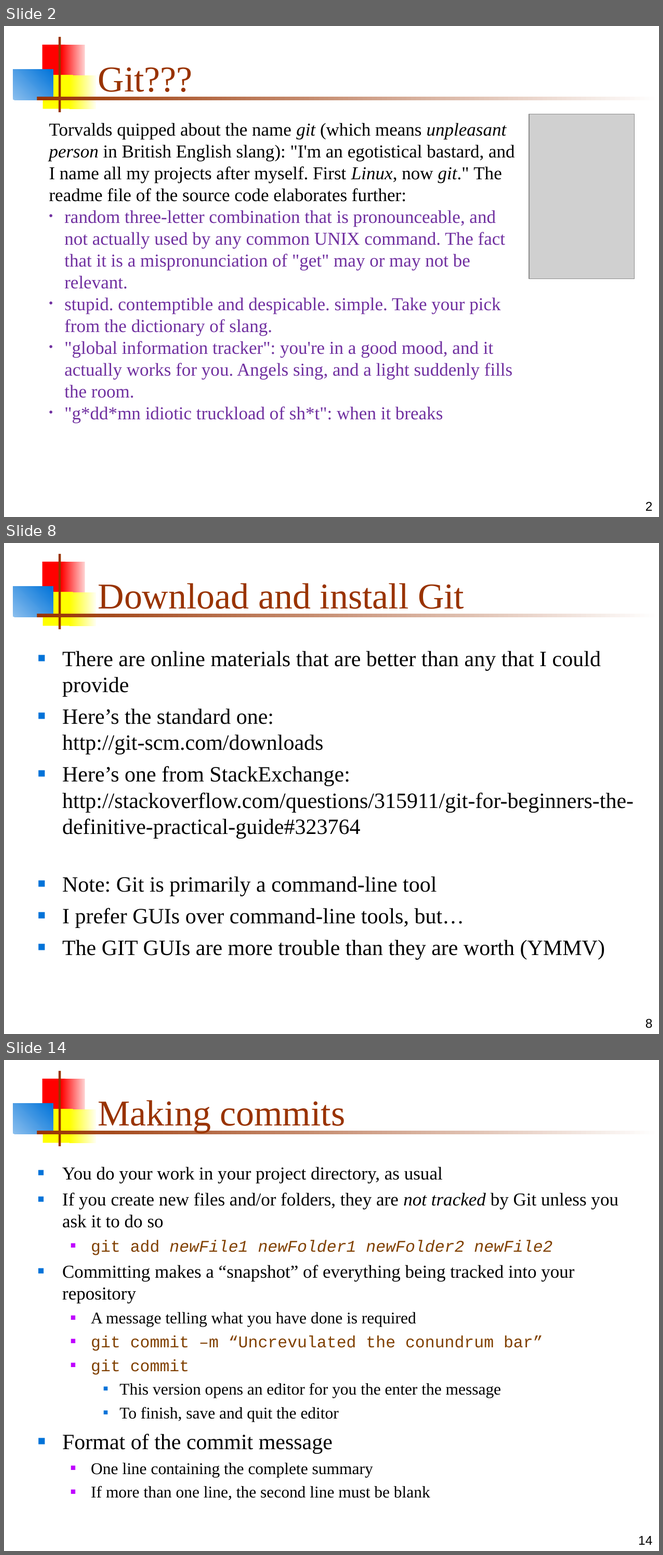
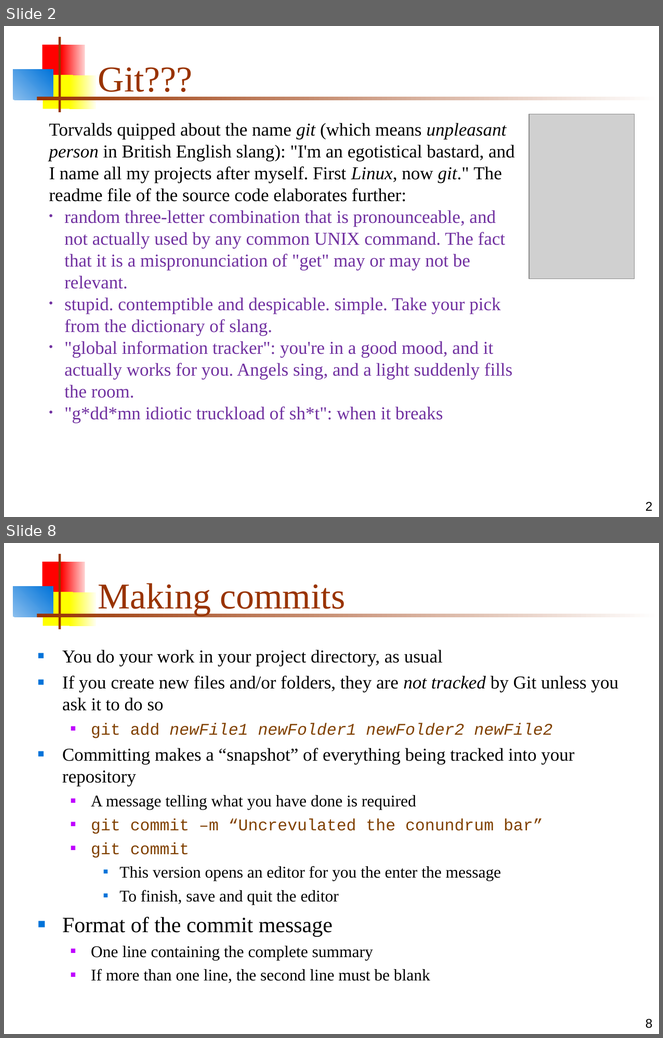
Before and after one commit to MarsUniversity/ECE382, a slide deck: source/lessons/lsn7/git.ppt. Shown one above the other, each under a label of ours: slides 2, 8 and 14 before the commit, slides 2 and 8 after it; the slides between them are not shown. The pictures are 663x1555 and 663x1038 pixels, drawn with LibreOffice and Linux fonts; fonts in the diff are those of the drawing; grey boxes stand for pictures. Boxes give left, top, right and bottom in pixels: in the first picture for what was removed or moved away, otherwise in the second. Text is boxed around its words. In the diff, an @@ line names an element or a change of style, - is before the commit and + after.

```diff
--- a/source/lessons/lsn7/git.ppt
+++ b/source/lessons/lsn7/git.ppt
@@ slide 8 removed at <box>4,543,659,1034</box>, background #FFFFFF; not listed: 7 template elements that a slide beside it also shows @@
@@ title removed at <box>98,583,464,615</box> @@
-Download and install Git
@@ text removed at <box>62,651,634,960</box> @@
-■ There are online materials that are better than any that I could provide
-■ Here’s the standard one:
-  http://git-scm.com/downloads
-■ Here’s one from StackExchange:
-  http://stackoverflow.com/questions/315911/git-for-beginners-the-definitive-practical-guide#323764
-■ Note: Git is primarily a command-line tool
-■ I prefer GUIs over command-line tools, but…
-■ The GIT GUIs are more trouble than they are worth (YMMV)
@@ page number removed at <box>646,1019,653,1029</box> @@
-8
@@ what was slide 14 is now slide 8 @@
@@ page number at <box>646,1019,653,1029</box>: text changed @@
-14
+8
```
Also in this commit, not shown: 6 slides changed, 10 other slides removed, 3 other files.
